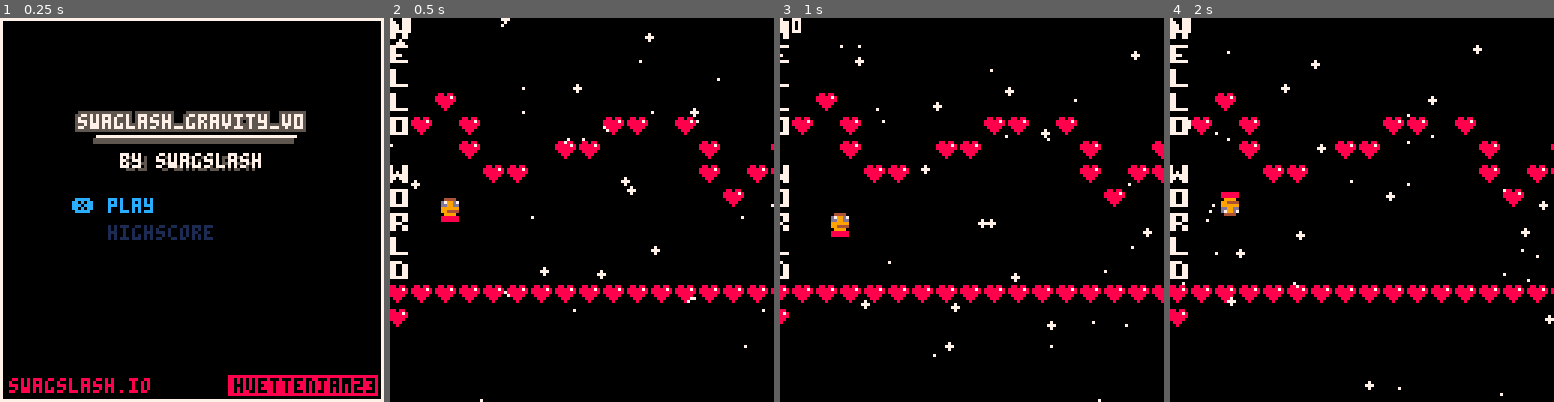
Above: before the commit, frames 1-4 (left to right).
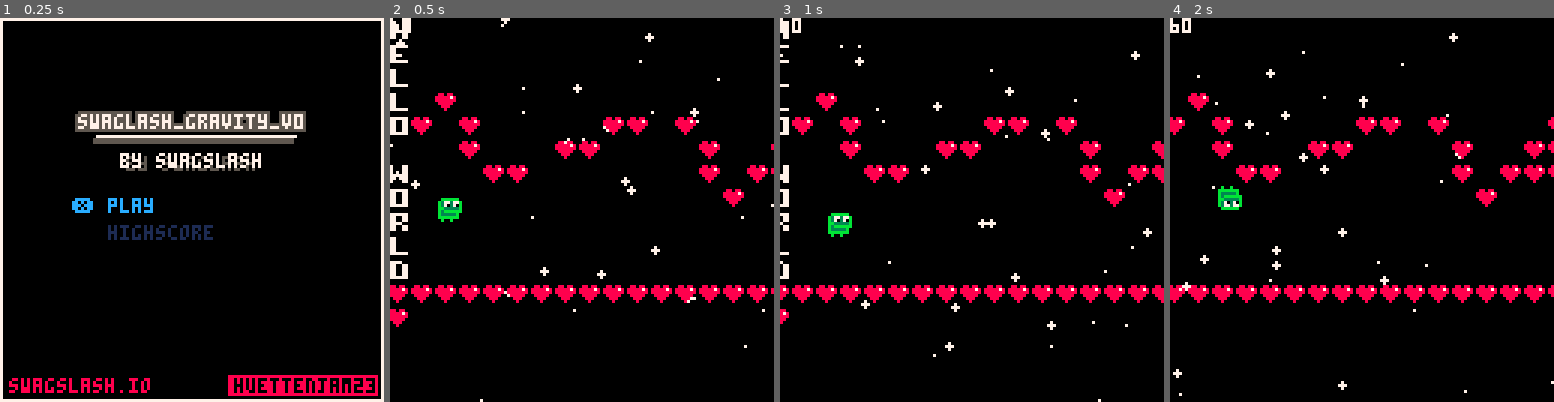
Above: after the commit, the same moments.

Repository: swagslash/huettenjam2023
Game: PICO-8 cartridge huettenjam2023.p8
Same seed, same stepped clock (60 frames per second), same inputs: the game is played once before the commit and once after it.
Inputs:
- Up to frame 1 (0.25 s): no input
- Up to frame 2 (0.5 s): tap X (X key) at 0.33 s
- Up to frame 3 (1 s): no input
- Up to frame 4 (2 s): tap X (X key) at 1.07, 1.85 s

Frame 1 is identical in both runs. In frame 2, 0.3% of the frame differs, in the area x 12-19%, y 46-54%; in frame 3, 0.3%; in frame 4, 8.8%, in the area x 0-100%, y 0-99%.

Commit message:
add gamebert sprites, change transparency

Diff:
--- a/scripts/game.lua
+++ b/scripts/game.lua
@@ -27,6 +27,11 @@
     act_draw = draw_game
 
     camera(0, 0)
+
+    -- set black to not transparent
+    -- and caucasian male skin tone to transparent
+    palt(0, false)
+    palt(15, true)
 
     snow = {}
     for x = 1, 60 do
@@ -63,6 +68,7 @@
     map(0, 0, map_x_offset + global_draw_offset_x, map_y_offset + global_draw_offset_y, 128, map_level_height)
     -- draw player sprite
     local is_facing_down = player.fall_direction < 0
+    local player_sprite = player.can_toggle and 3 or 4
     spr(player_sprite, player.x + global_draw_offset_x, player.y + global_draw_offset_y, 1, 1, false, is_facing_down)
 end
 
@@ -74,7 +80,7 @@
     -- reverse gravity
     player.fall_direction = player.fall_direction * -1
     -- timestamp since last grounded
-    player.last_time_grounded = t() - 0.4
+    player.last_time_grounded = t()
     -- can toggle gravity
     player.can_toggle = false
 end
Not shown, changed: 241 lines of the sprite sheet (__gfx__) section of huettenjam2023.p8
